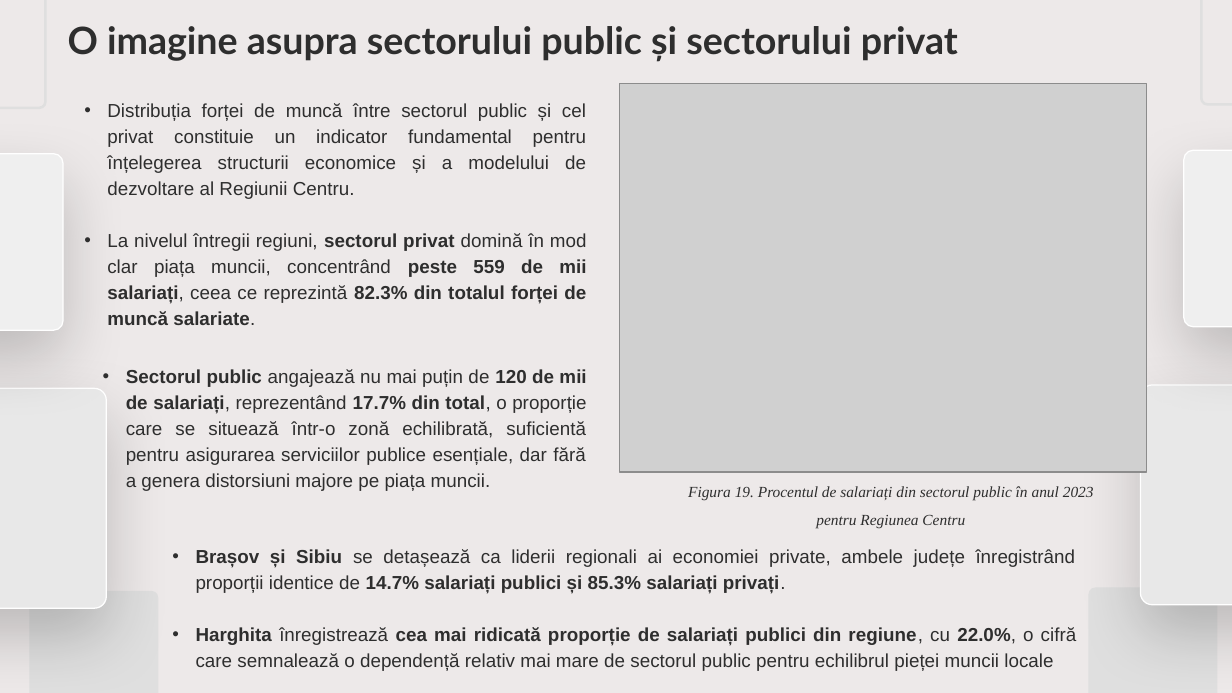
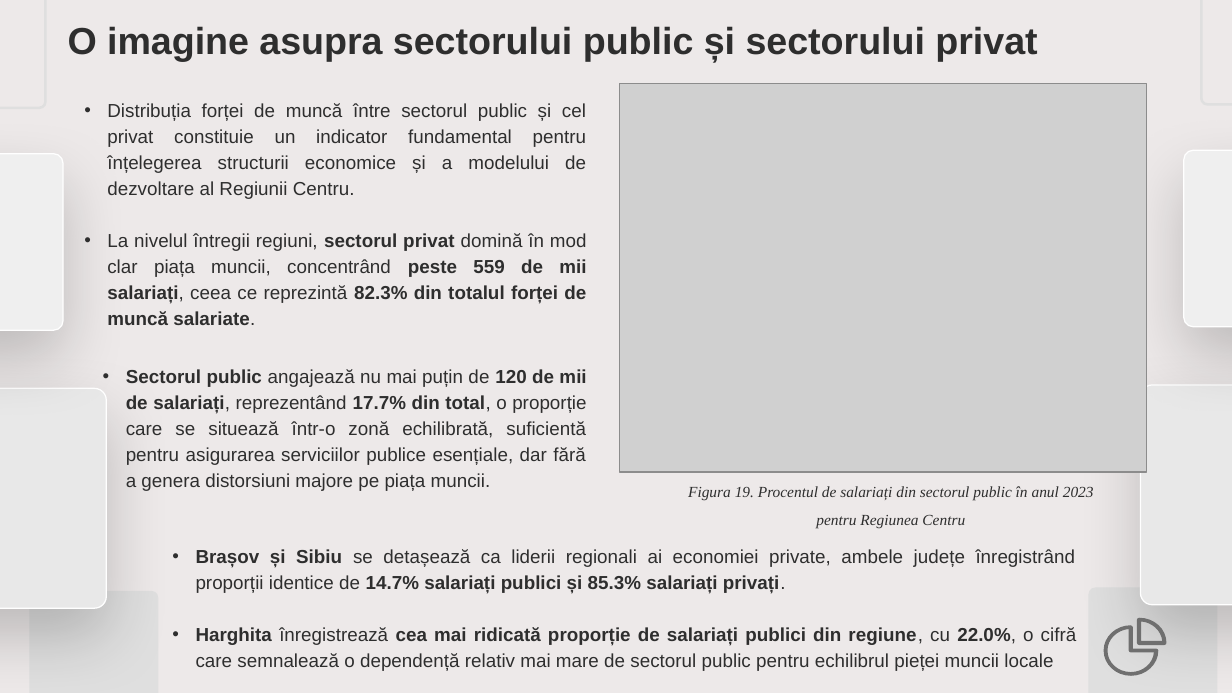
Before and after one commit to d4vjd/Labor-Market-Analysis-App, a slide deck: slide 28 of Prezentare.pptx. Drawn at 1232x693 pixels with LibreOffice and Linux fonts; fonts in the diff are those of the drawing; grey boxes stand for pictures. Boxes give left, top, right and bottom in pixels: in the first picture for what was removed or moved away, otherwise in the second. Text is boxed around its words. In the diff, an @@ line names an element or a change of style, - is before the commit and + after.

```diff
--- a/Prezentare.pptx
+++ b/Prezentare.pptx
@@ text "O imagine asupra sectorului public ..." at <box>68,26,1037,61</box>: font Lato to Arial @@
@@ freeform shape added at <box>1104,626,1158,676</box>, fill #707070 @@
@@ freeform shape added at <box>1137,617,1167,644</box>, fill #707070 @@
```
Also in this commit, not shown: 30 other slides changed, 6 slides removed, 6 other files.
